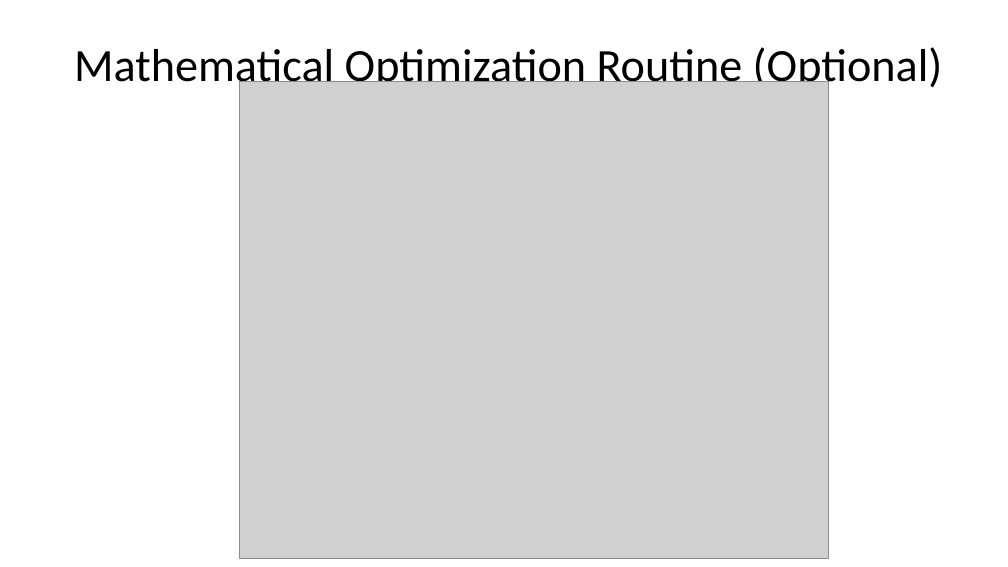
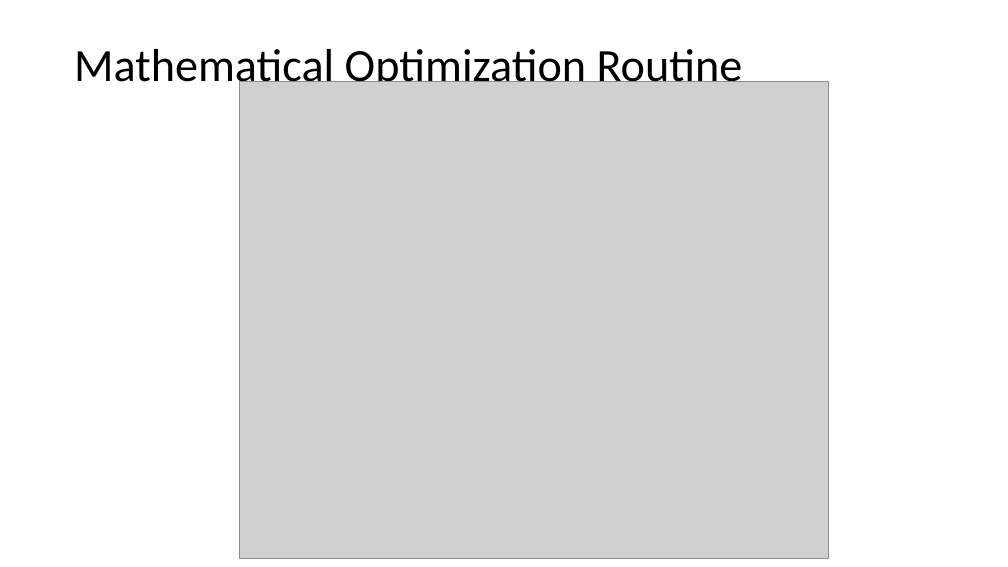
Before and after one commit to motazsaad/Math-Statistics-DataScience, a slide deck: slide 22 of slides/Linear Regerssion.pptx (slide 21 before the commit). Drawn at 1008x567 pixels with LibreOffice and Linux fonts; fonts in the diff are those of the drawing; grey boxes stand for pictures. Boxes give left, top, right and bottom in pixels: in the first picture for what was removed or moved away, otherwise in the second. Text is boxed around its words. In the diff, an @@ line names an element or a change of style, - is before the commit and + after.

```diff
--- a/slides/Linear Regerssion.pptx
+++ b/slides/Linear Regerssion.pptx
@@ title at <box>74,49,743,92</box>: text changed @@
-Mathematical Optimization Routine (Optional)
+Mathematical Optimization Routine
```
Also in this commit, not shown: 10 other slides changed, 2 slides added, 13 slides removed.
